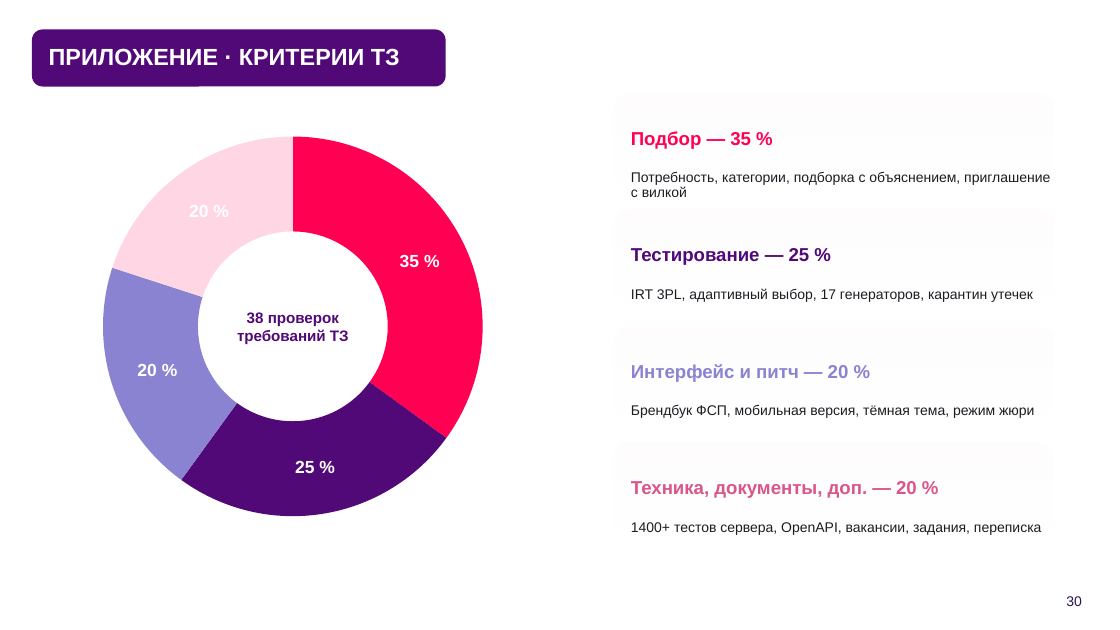
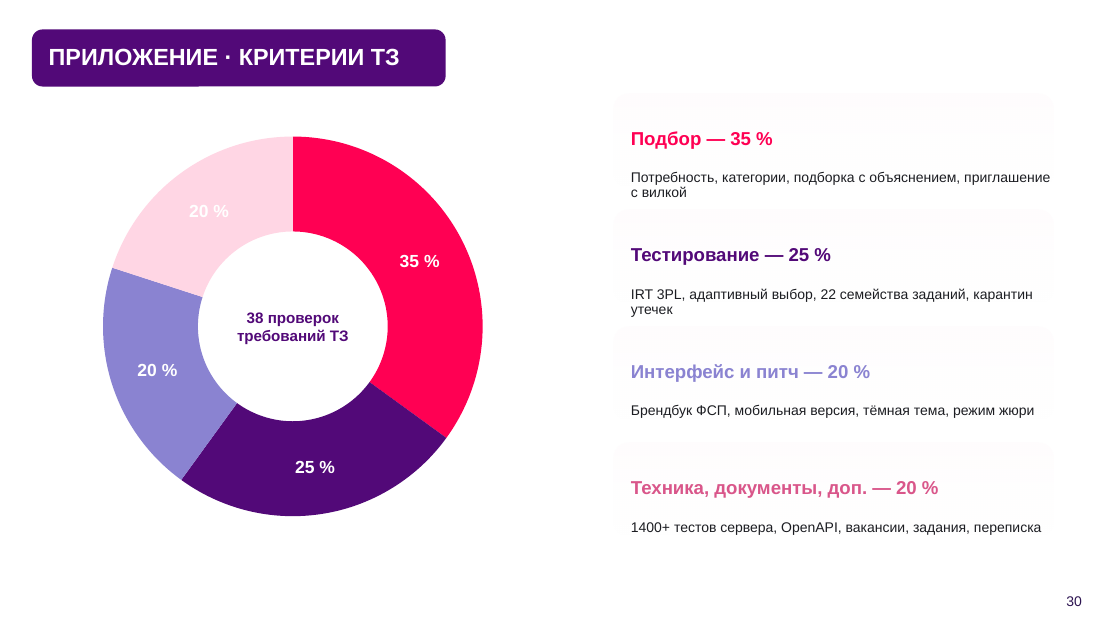
Before and after one commit to KonkovDV/fsp-talent, a slide deck: slide 30 of submission/03-presentation/FSP_Talent_presentation.pptx. Drawn at 1120x630 pixels with LibreOffice and Linux fonts; fonts in the diff are those of the drawing; background and template pictures are left out. Boxes give left, top, right and bottom in pixels: in the first picture for what was removed or moved away, otherwise in the second. Text is boxed around its words. In the diff, an @@ line names an element or a change of style, - is before the commit and + after.

```diff
--- a/submission/03-presentation/FSP_Talent_presentation.pptx
+++ b/submission/03-presentation/FSP_Talent_presentation.pptx
@@ text at [631, 288, 1032, 317]: text changed @@
-IRT 3PL, адаптивный выбор, 17 генераторов, карантин утечек
+IRT 3PL, адаптивный выбор, 22 семейства заданий, карантин утечек
```
Also in this commit, not shown: 14 other slides changed, 1 other file.
